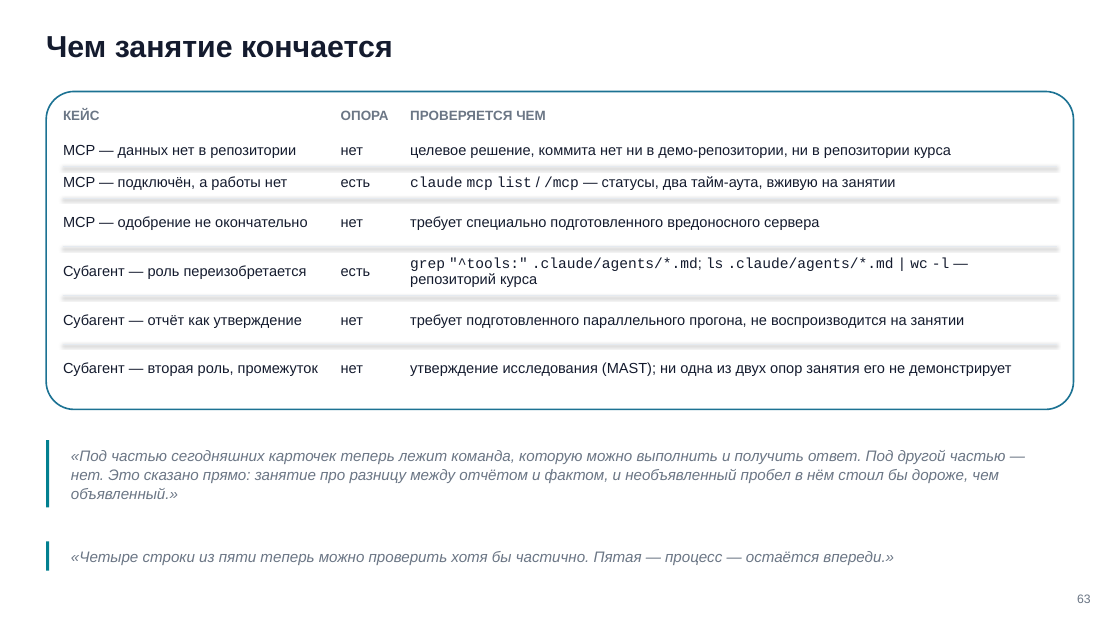
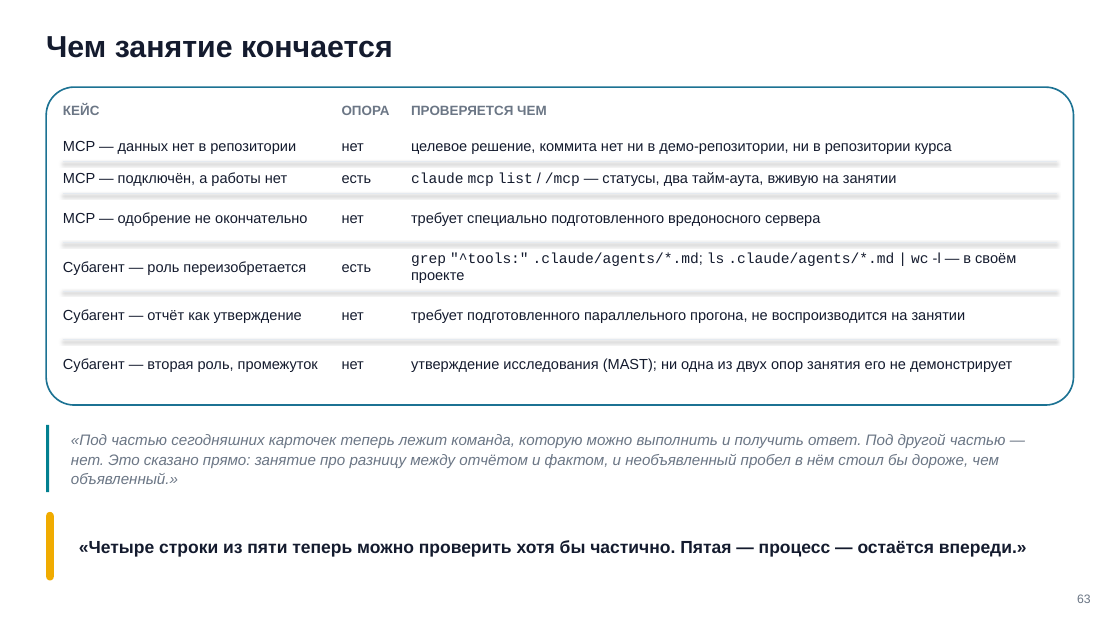
Before and after one commit to tellina-study/AI-usage-lessons, a slide deck: slide 63 of library/seminars/sem-06/rendered/sem-06.pptx. Drawn at 1120x630 pixels with LibreOffice and Linux fonts; fonts in the diff are those of the drawing. Boxes give left, top, right and bottom in pixels: in the first picture for what was removed or moved away, otherwise in the second. Text is boxed around its words. In the diff, an @@ line names an element or a change of style, - is before the commit and + after.

Commit message:
#225 Семинар 6: круг правок по трём прожаркам закрыт — лестница приоритетов исправлена по первоисточнику, красный убран, формы разведены, опора переведена на репозиторий студента

```diff
--- a/library/seminars/sem-06/rendered/sem-06.pptx
+++ b/library/seminars/sem-06/rendered/sem-06.pptx
@@ text at box(411, 252, 1016, 283): text changed @@
-grep "^tools:" .claude/agents/*.md; ls .claude/agents/*.md | wc -l — репозиторий курса
+grep "^tools:" .claude/agents/*.md; ls .claude/agents/*.md | wc -l — в своём проекте
@@ 20 texts, 5 lines, 1 rounded rectangle: place and size @@
-20 texts, 5 lines, 1 rounded rectangle at box(46, 92, 1074, 410)
+20 texts, 5 lines, 1 rounded rectangle at box(46, 87, 1074, 406)
@@ rectangle: place and size @@
-rectangle at box(46, 440, 50, 507)
+rectangle at box(46, 425, 50, 492)
@@ text "«Под частью сегодняшних карточек теперь ...": place and size @@
-text "«Под частью сегодняшних карточек теперь ..." at box(71, 450, 1006, 499)
+text "«Под частью сегодняшних карточек теперь ..." at box(71, 434, 1006, 484)
@@ rounded rectangle: place and size @@
-rounded rectangle at box(46, 542, 50, 571)
+rounded rectangle at box(46, 512, 54, 581)
@@ rounded rectangle at box(46, 512, 54, 581): rectangle to rounded rectangle; fill #028090 to #F0AB00 @@
@@ text "«Четыре строки из пяти теперь ...": place and size @@
-text "«Четыре строки из пяти теперь ..." at box(71, 551, 894, 565)
+text "«Четыре строки из пяти теперь ..." at box(79, 540, 1027, 557)
@@ text "«Четыре строки из пяти теперь ..." at box(79, 540, 1027, 557): size 13 to 15 pt, text colour #6B7685 to #141B2E, bold on, italic off; line spacing 16.4pt to 18.6pt @@
```
Also in this commit, not shown: 17 other slides changed, 19 other files.
